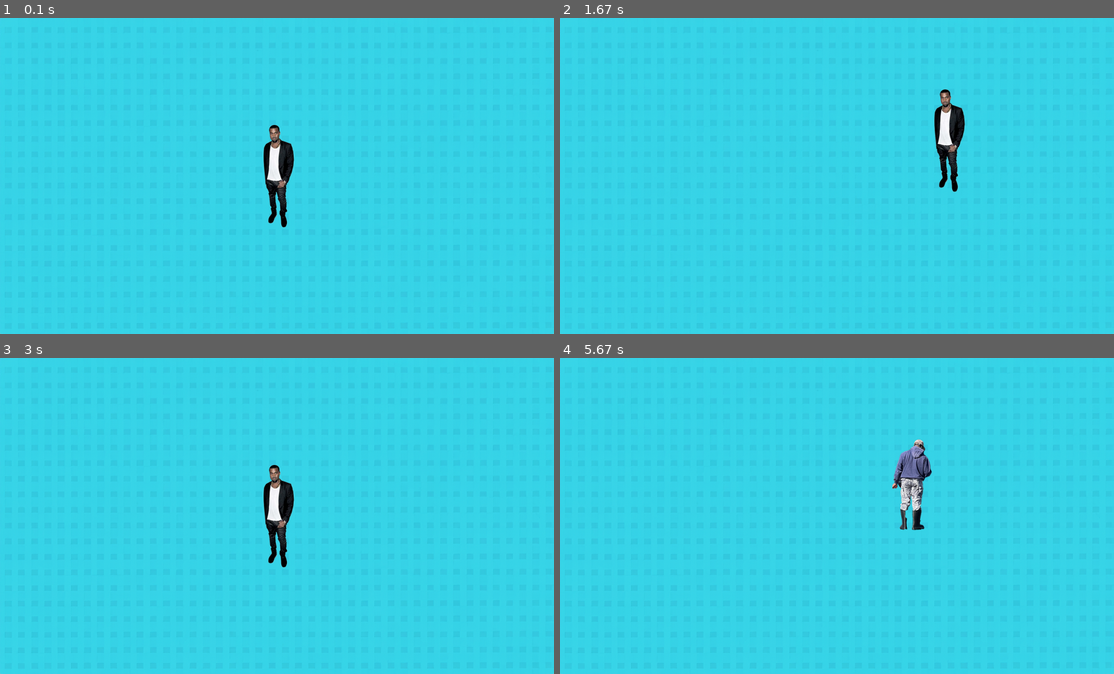
Above: before the commit, frames 1-4 (two rows, left to right).
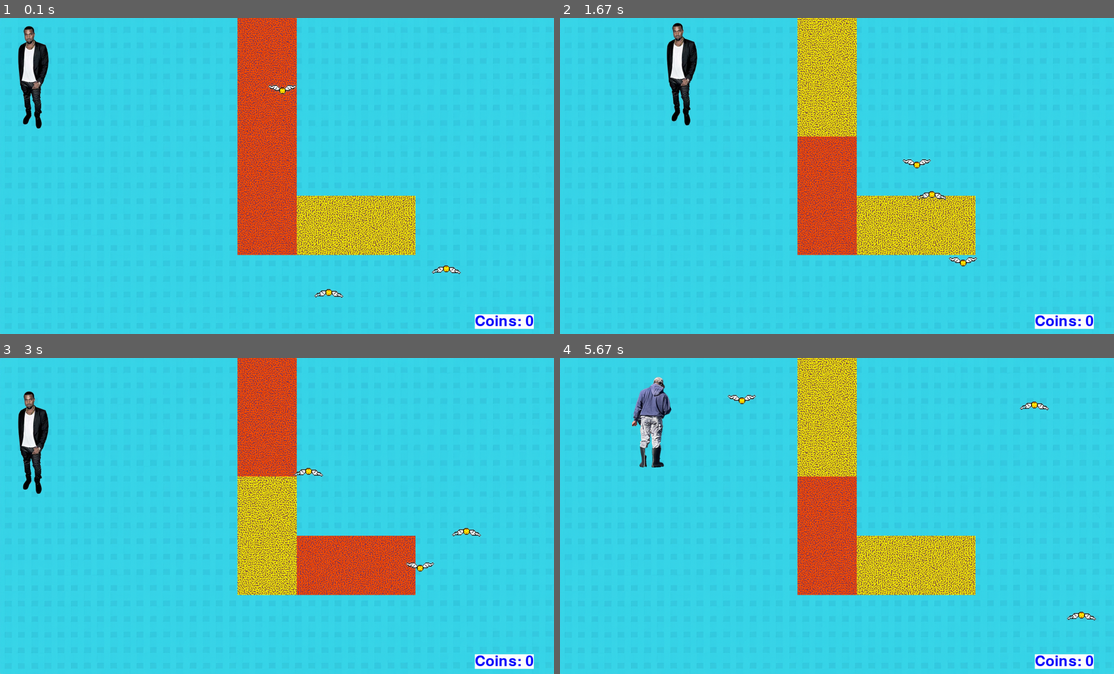
Above: after the commit, the same moments.

Repository: fwilson12/simple-pygame
Game: pygame game, started from main.py
Two runs of this game, one before a commit and one after it. Both use one fixed random seed, a clock stepped at 60 frames per second and the inputs below.
Inputs:
- Up to frame 1 (0.1 s): no input
- Up to frame 2 (1.67 s): hold Right 0.33-0.8 s; hold Up 0.83-1.13 s; hold Right 1.17-1.63 s
- Up to frame 3 (3 s): hold Left 1.67-2.2 s; hold Down 2.23-2.53 s; hold Left 2.57-2.97 s
- Up to frame 4 (5.67 s): hold Up 3-3.37 s; hold Right 3.4-4.03 s; hold Down 4.07-4.43 s; hold Left 4.47-4.93 s; hold Right 4.97-5.43 s; hold Up from 5.47 s (still down)

The runs differ from the first frame. In frame 1, 14% of the frame differs, in the area x 3-97%, y 0-99%; in frame 2, 15%; in frame 3, 14%; in frame 4, 15%, in the area x 13-97%, y 0-99%.

Commit message:
good progress

Diff:
--- a/main.py
+++ b/main.py
@@ -18,12 +18,12 @@
 
 
 class Player(pygame.sprite.Sprite):
-	def __init__(self,x,y):
+	def __init__(self,x,y, score):
 		super(Player,self).__init__()
 
 		self.x = x
 		self.y = y
-		self.coins = 0
+		self.score = score
 		self.index = 0
 		self.direction = "right"
 		self.pics = [pygame.image.load("kanye still.png"), pygame.image.load("kanye right.png"), pygame.image.load("kanye left.png"), pygame.image.load("kanye up.png"), pygame.image.load("kanye down.png")]
@@ -31,38 +31,55 @@
 		self.rect = self.image.get_rect(center = (self.x, self.y))
 
 
-	def move_right(self):
-		self.direction = "right"
-		self.rect.x += 5
+	def move_right(self, deltax):
+
+		if self.rect.right>1396:
+			deltax = -4
+		self.rect.x += deltax
 		self.image = self.pics[1]
-	def move_left(self):
-		self.direction = "left"
-		self.rect.x -= 5
+
+	def move_left(self, deltax):
+		if self.rect.left < 4:
+			deltax = 4
+		self.rect.x += deltax
 		self.image = self.pics[2]
-	def move_up(self):
-		self.direction = "up"
-		self.rect.y -= 5
+
+	def move_up(self, deltay):
+		if self.rect.top < 4:
+			deltay = 4
+		self.rect.y += deltay
 		self.image = self.pics[3]
-	def move_down(self):
-		self.direction = "down"
-		self.rect.y += 5
+
+	def move_down(self, deltay):
+		if self.rect.bottom>796:
+			deltay = -4
+		self.rect.y += deltay
 		self.image = self.pics[4]
+
 	def still(self):
 		self.image = self.pics[0]
+
 	def collision_multi(self, others):
 		if pygame.sprite.spritecollide(self, others, False):
 			return True
+
 	def collision_singular(self, coin):
 		if self.rect.colliderect(coin.rect):
 			return True
-
-
-
-
-
-class Blocks(pygame.sprite.Sprite):
+	def display_score(self):
+		font = pygame.font.SysFont(None, 55)
+		text = font.render("Coins: "+str(self.score), True, 'blue', 'white')
+		screen.blit(text, (1200, 750))
+		pygame.display.flip()
+
+
+
+
+
+
+class Block(pygame.sprite.Sprite):
 	def __init__(self, x, y, orientation):
-		super(Blocks, self).__init__()
+		super(Block, self).__init__()
 
 		self.orientation = orientation
 		self.x = x
@@ -73,7 +90,7 @@
 			self.image = self.pics[0]
 		elif self.orientation == 'horizontal':
 			self.image = self.pics[1]
-		self.rect = self.image.get_rect(center = (self.x, self.y))
+		self.rect = self.image.get_rect(topleft = (self.x, self.y))
 
 	def flicker(self):
 		num = random.randint(0,100)
@@ -81,12 +98,12 @@
 			if num <= 5:
 				self.index = random.choice([0,2])
 				self.image = self.pics[self.index]
-				self.rect.center = (self.x,self.y)
+				self.rect.topleft = (self.x,self.y)
 		elif self.orientation == 'horizontal':
 			if num <= 5:
 				self.index = random.choice([1,3])
 				self.image = self.pics[self.index]
-				self.rect.center = (self.x,self.y)
+				self.rect.topleft = (self.x,self.y)
 
 
 class Coin(pygame.sprite.Sprite):
@@ -98,22 +115,46 @@
 		self.index = 0
 		self.pics = [pygame.image.load('golden 1.png'), pygame.image.load('golden 2.png')]
 		self.image = self.pics[0]
+		self.deltax = random.choice([-2,2])
+		self.deltay = random.choice([-2,2])
 		self.rect = self.image.get_rect(center = (self.x, self.y))
 
 	def move(self):
-		deltax = random.choice([-2,-1,0,1,2])
-		deltay = random.choice([-2,-1,0,1,2])
-
-		self.rect.centerx += deltax
-		self.rect.centery += deltay
+		# print(self.deltax, self.deltay)
+		if self.rect.left <= 2 or self.rect.right >= 1398:
+			self.deltax *= -1
+		if self.rect.top <= 2 or self.rect.bottom >= 798:
+			self.deltay *= -1
+
+		self.rect.centerx += self.deltax
+		self.rect.centery += self.deltay
+
+		if random.randint(0,100) <= 4:
+			self.index = (self.index +1)%2
+		self.image = self.pics[self.index]
+		# self.rect.center = (self.x,self.y)
+
+
 	def relocate(self):
-		pass
-
-
-yeezy = Player(screen_width // 2, screen_height // 2)
+		self.rect.x, self.rect.y = random.randint(600,1300),random.randint(30, 700)
+
+
+yeezy = Player(80, 150, 0)
 
 players = pygame.sprite.Group()
 players.add(yeezy)
+
+
+
+coins = pygame.sprite.Group()
+for i in range(3):
+	coins.add(Coin(random.randint(600,1300),random.randint(100,700)))
+
+blocks = pygame.sprite.Group()
+blocks.add(Block(600,0, 'vertical'))
+blocks.add(Block(600,300, 'vertical'))
+blocks.add(Block(750,450, 'horizontal'))
+
 
 
 while True:
@@ -132,20 +173,38 @@
 	keys = pygame.key.get_pressed()
 
 	if keys[pygame.K_LEFT]:
-		yeezy.move_left()
+		yeezy.move_left(-4)
 	if keys[pygame.K_RIGHT]:
-		yeezy.move_right()
+		yeezy.move_right(4)
 	if keys[pygame.K_UP]:
-		yeezy.move_up()
+		yeezy.move_up(-4)
 	if keys[pygame.K_DOWN]:
-		yeezy.move_down()
-
+		yeezy.move_down(4)
 
 
 	screen.blit(bg, (0,0))
+
+
+	for block in blocks:
+		block.flicker()
+	blocks.draw(screen)
+
+	for coin in coins:
+		coin.move()
+	coins.draw(screen)
+
+
 	if yeezy in players:
 		players.draw(screen)
-
+		yeezy.display_score()
+
+	if yeezy.collision_multi(blocks) == True:
+		yeezy.kill()
+
+	for coin in coins:
+		if yeezy.collision_singular(coin) == True:
+			coin.relocate()
+			yeezy.score +=1
 
 
 	pygame.display.update()
